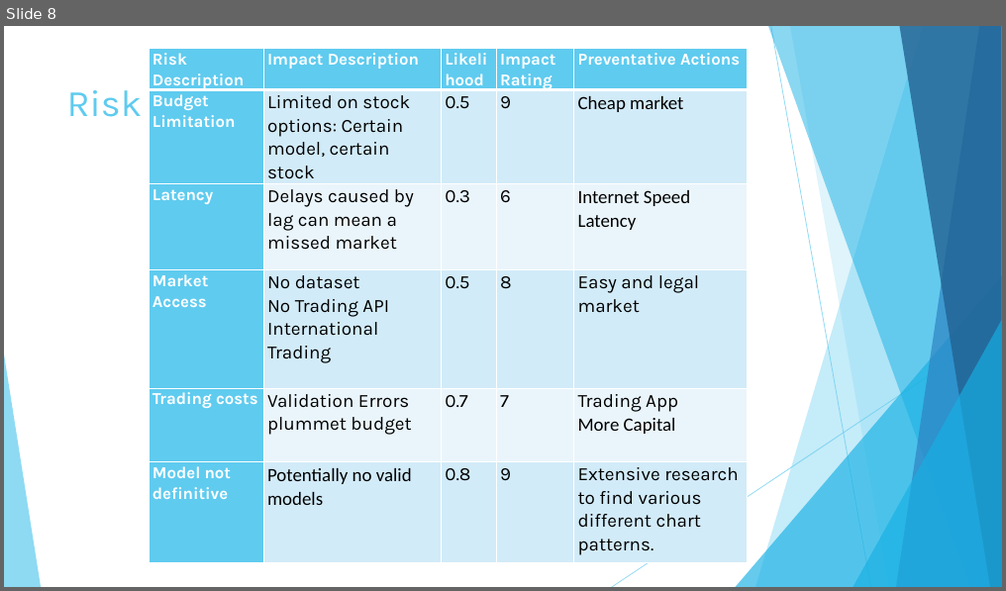
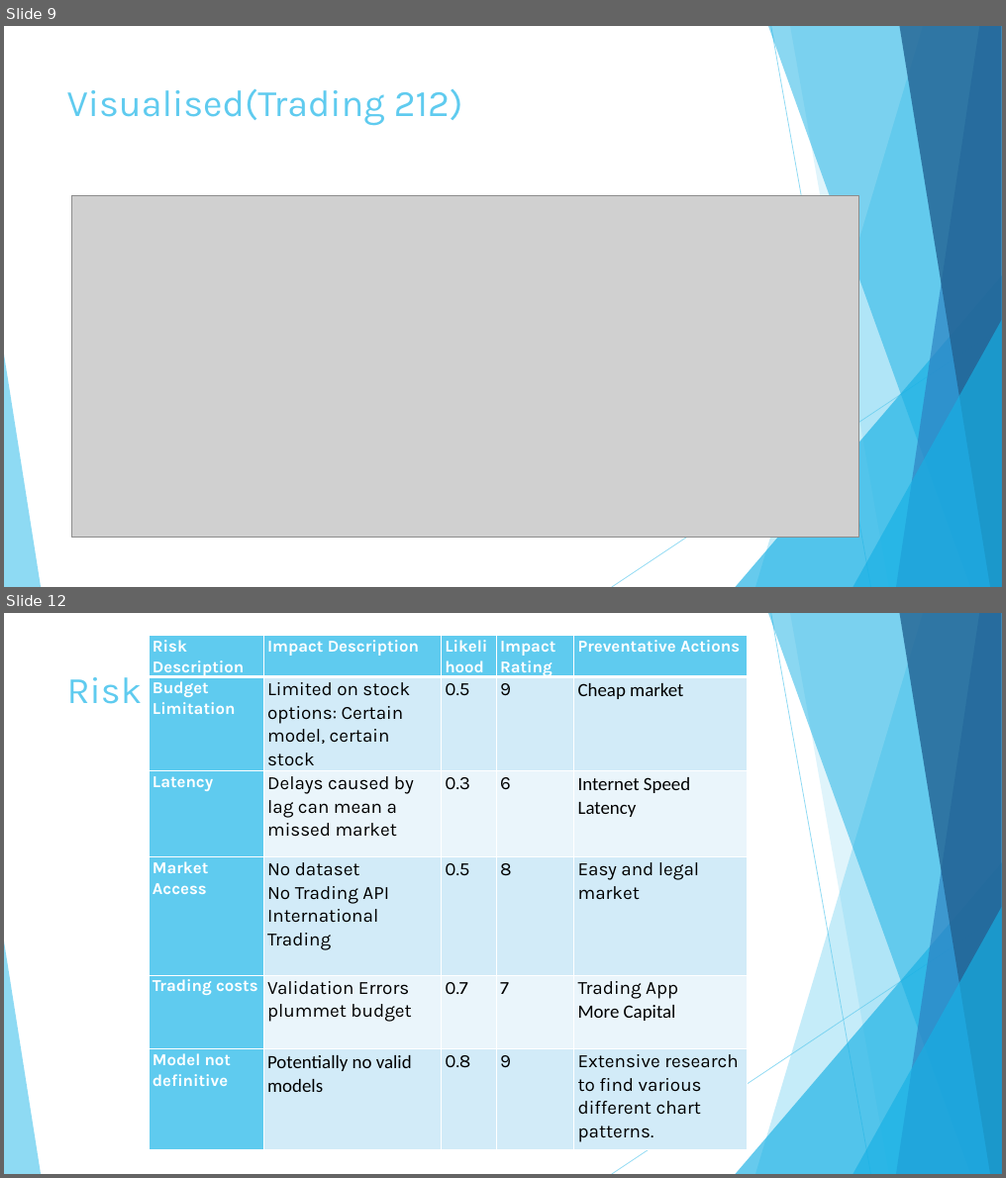
Before and after one commit to intisarhaque/fyp-ml-finance, a slide deck: Interim Presentation.pptx. Shown one above the other, each under a label of ours: slide 8 before the commit, slides 9 and 12 after it; the slides between them are not shown. The pictures are 1006x591 and 1006x1178 pixels, drawn with LibreOffice and Linux fonts; fonts in the diff are those of the drawing; grey boxes stand for pictures. Boxes give left, top, right and bottom in pixels: in the first picture for what was removed or moved away, otherwise in the second. Text is boxed around its words. In the diff, an @@ line names an element or a change of style, - is before the commit and + after.

```diff
--- a/Interim Presentation.pptx
+++ b/Interim Presentation.pptx
@@ slide 9 added at (4,26,1002,587), background #FFFFFF; not listed: 10 template elements that a slide beside it also shows @@
@@ title added at (67,88,463,126), 36 pt, text #5FCBEF @@
+Visualised(Trading 212)
@@ picture added at (71,196,859,538) @@
@@ what was slide 8 is now slide 12 @@
```
Also in this commit, not shown: 4 slides changed, 4 other slides added.
